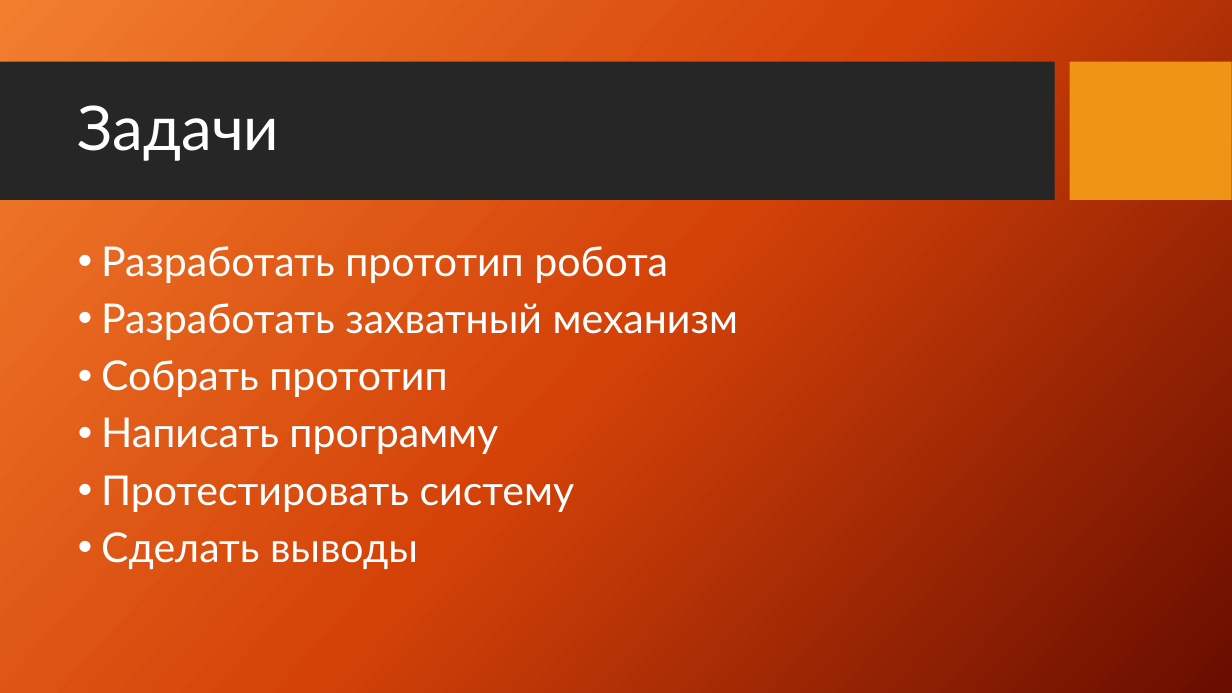
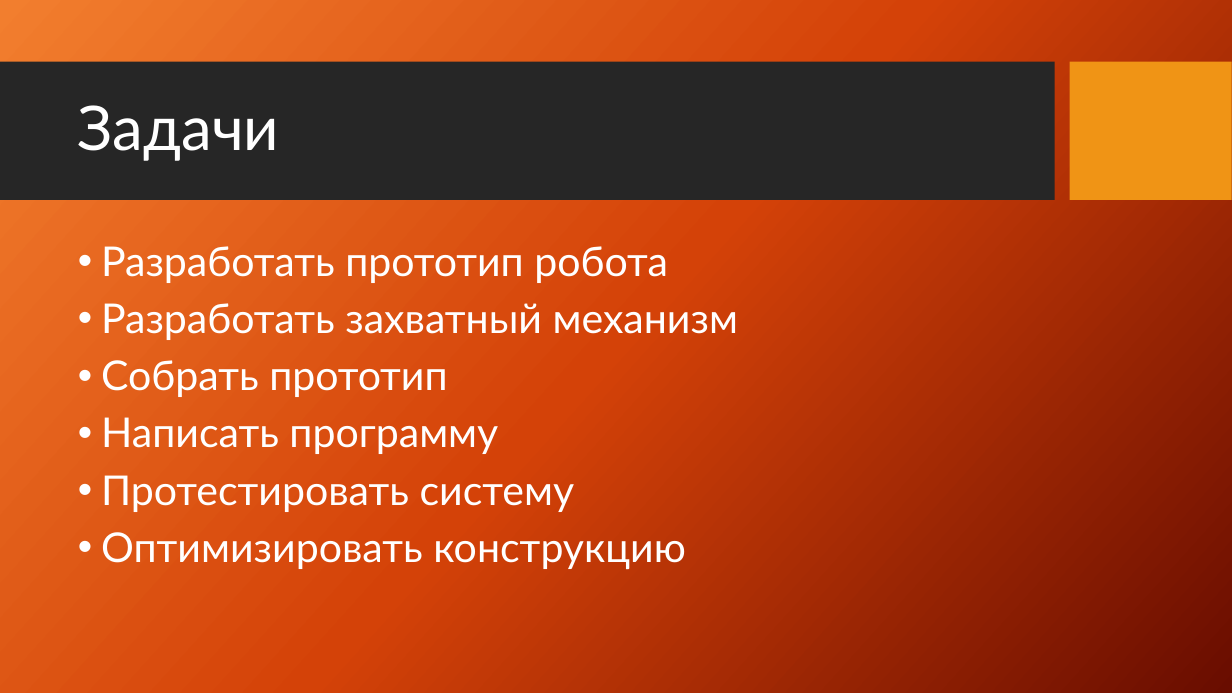
Before and after one commit to vladubase/WorldSkillsBelarus2020, a slide deck: slide 3 of Presentation/Презентация проектных решений.pptx. Drawn at 1232x693 pixels with LibreOffice and Linux fonts; fonts in the diff are those of the drawing; background and template pictures are left out. Boxes give left, top, right and bottom in pixels: in the first picture for what was removed or moved away, otherwise in the second. Text is boxed around its words. In the diff, an @@ line names an element or a change of style, - is before the commit and + after.

```diff
--- a/Presentation/Презентация проектных решений.pptx
+++ b/Presentation/Презентация проектных решений.pptx
@@ text at bbox=[101, 532, 686, 570]: text changed @@
-• Сделать выводы
+• Оптимизировать конструкцию
```
Also in this commit, not shown: 2 other slides changed.
